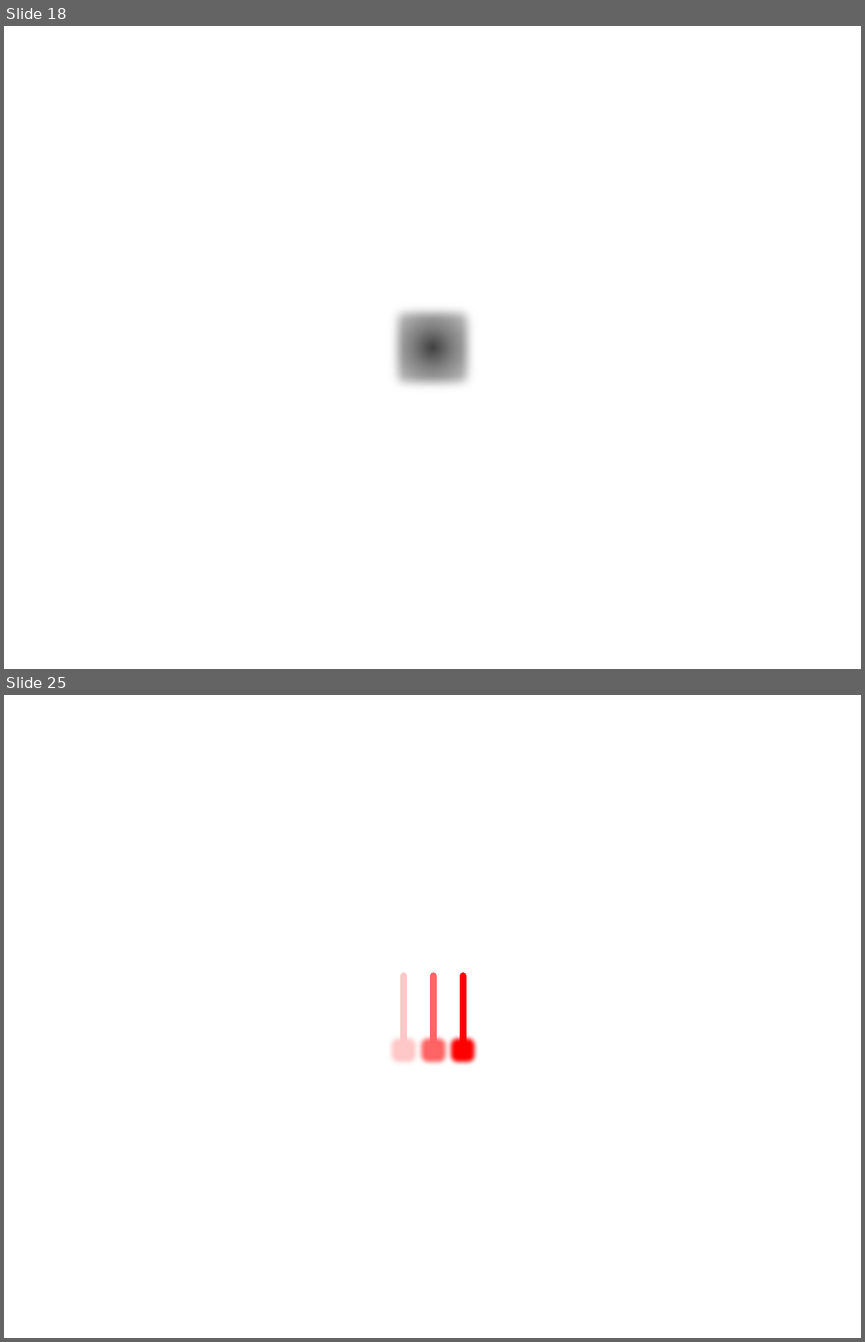
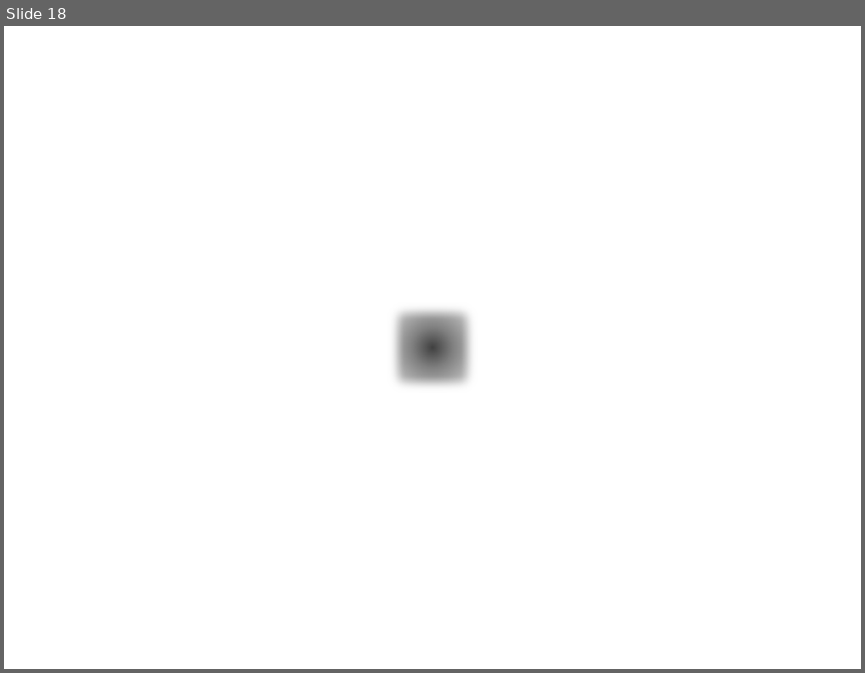
Before and after one commit to YinshengGuo/WinduVision, a slide deck: icons/icons.pptx. Shown one above the other, each under a label of ours: slides 18 and 25 before the commit, slide 18 after it; the slides between them are not shown. The pictures are 865x1342 and 865x673 pixels, drawn with LibreOffice and Linux fonts; fonts in the diff are those of the drawing. Boxes give left, top, right and bottom in pixels: in the first picture for what was removed or moved away, otherwise in the second. Text is boxed around its words. In the diff, an @@ line names an element or a change of style, - is before the commit and + after.

```diff
--- a/icons/icons.pptx
+++ b/icons/icons.pptx
@@ slide 25 removed at box(4, 695, 861, 1338), background #FFFFFF @@
@@ line removed from (404, 1048) to (404, 976) @@
@@ line removed from (433, 1048) to (433, 976) @@
@@ line removed from (462, 1048) to (462, 976) @@
@@ ellipse removed at box(398, 1043, 411, 1057) @@
@@ ellipse removed at box(426, 1043, 440, 1057) @@
@@ ellipse removed at box(456, 1043, 470, 1057) @@
```
Also in this commit, not shown: 2 slides changed, 2 slides added, 24 other slides removed, 17 other files.
